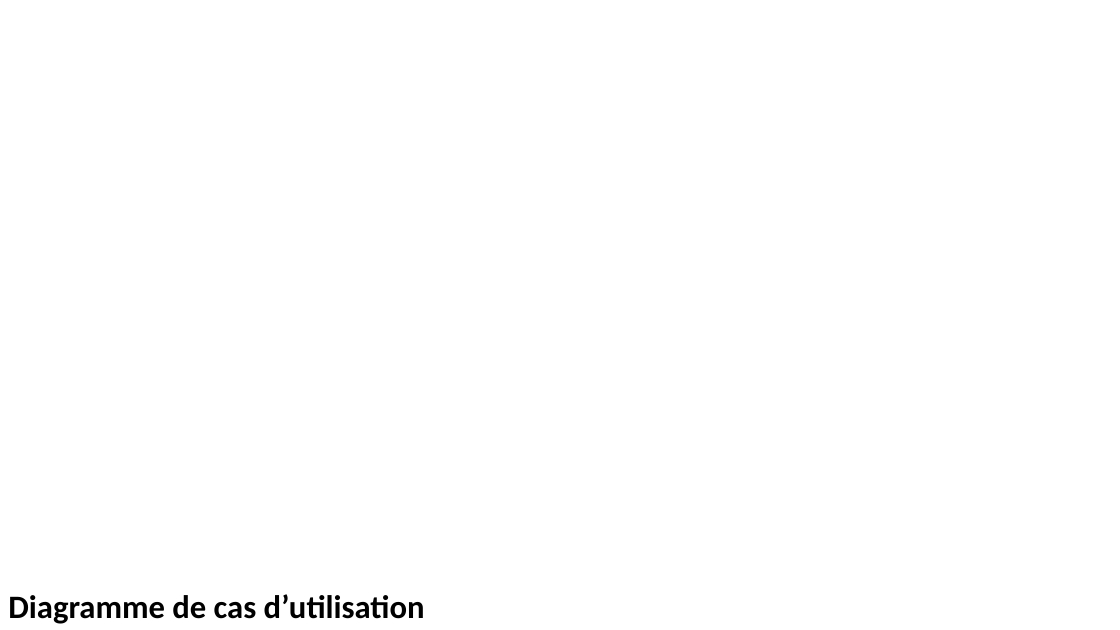
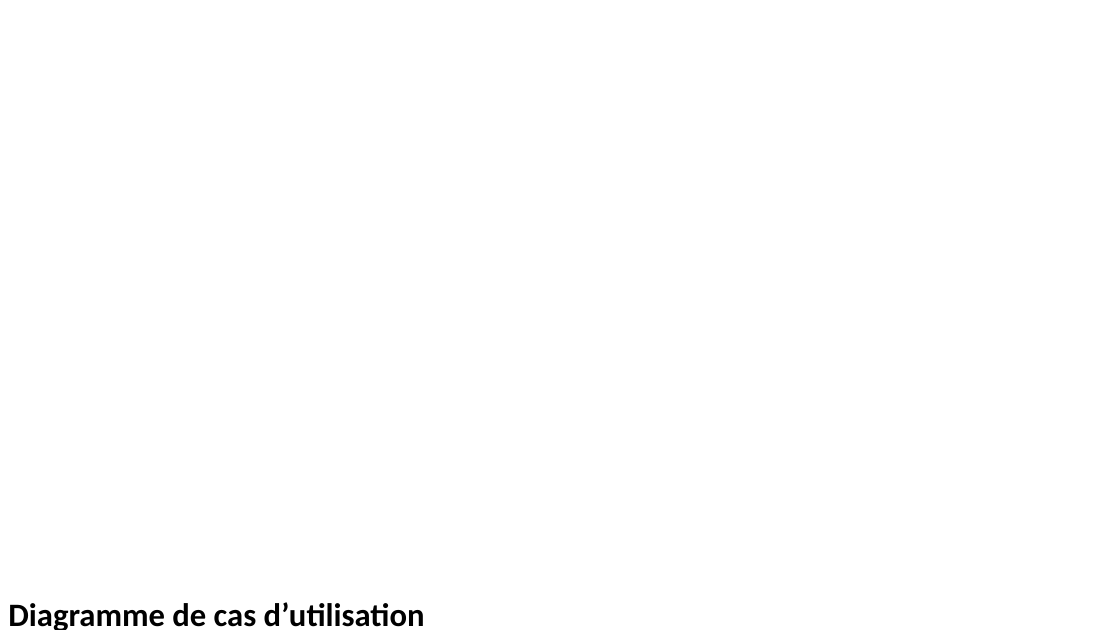
Before and after one commit to julien-negrobar/melaina, a slide deck: slide 1 of desrosiers Lucas /Projet MELAINA (abeille) 2/les fichier du mindview/diagrammes.pptx. Drawn at 1120x630 pixels with LibreOffice and Linux fonts; fonts in the diff are those of the drawing; background and template pictures are left out. Boxes give left, top, right and bottom in pixels: in the first picture for what was removed or moved away, otherwise in the second. Text is boxed around its words. In the diff, an @@ line names an element or a change of style, - is before the commit and + after.

Commit message:
changement diagramme

```diff
--- a/desrosiers Lucas /Projet MELAINA (abeille) 2/les fichier du mindview/diagrammes.pptx
+++ b/desrosiers Lucas /Projet MELAINA (abeille) 2/les fichier du mindview/diagrammes.pptx
@@ title "Diagramme de cas d’utilisation" moved from (x1=8, y1=594, x2=425, y2=624) to (x1=8, y1=602, x2=425, y2=630) @@
```
Also in this commit, not shown: 9 other files.
